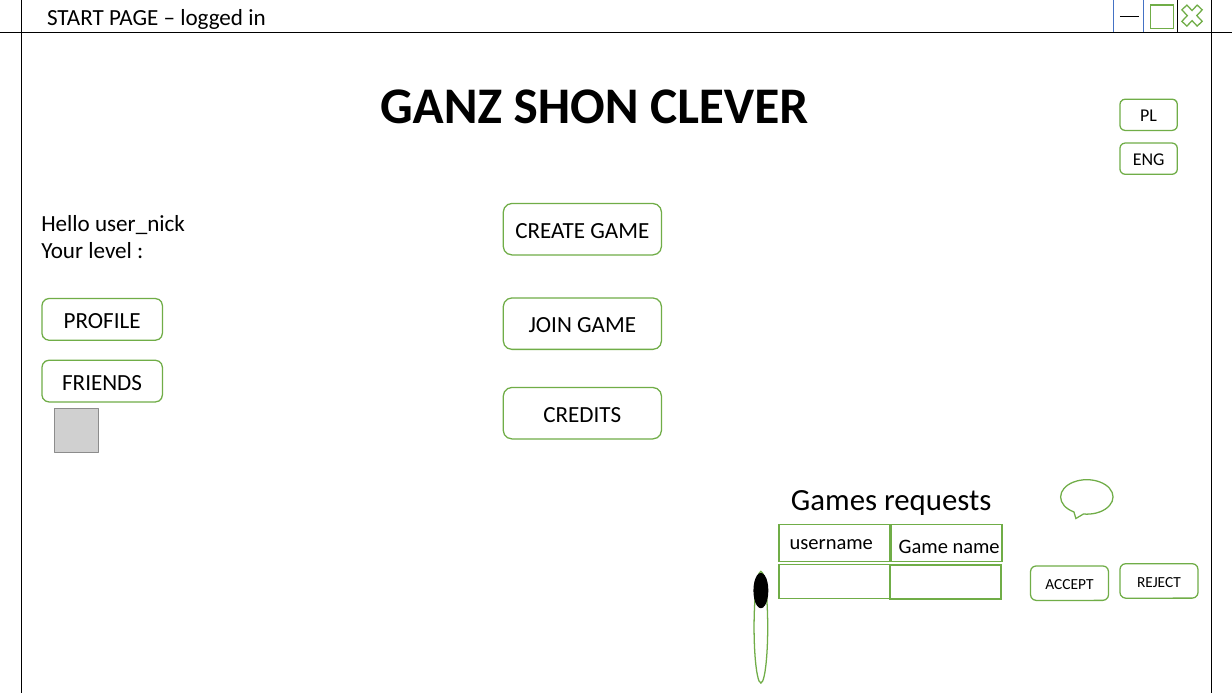
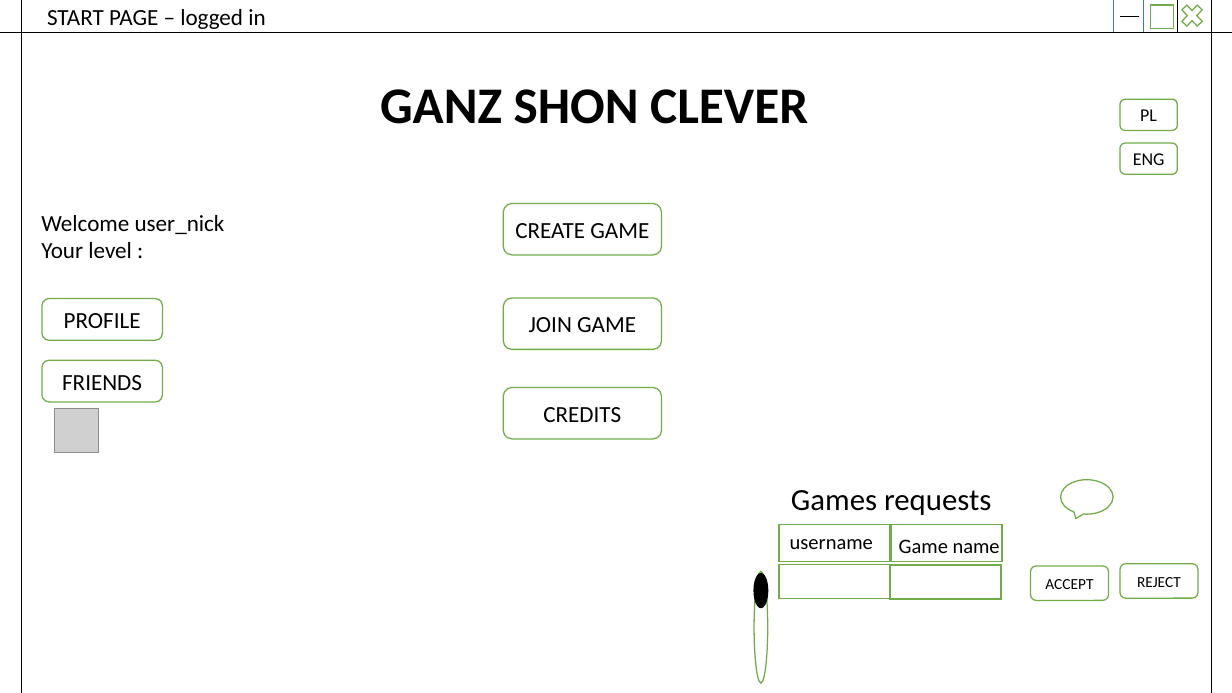
Before and after one commit to szymiar/Ganz-shon-clever, a slide deck: slide 3 of GanzShonClever_plan.pptx. Drawn at 1232x693 pixels with LibreOffice and Linux fonts; fonts in the diff are those of the drawing; grey boxes stand for pictures. Boxes give left, top, right and bottom in pixels: in the first picture for what was removed or moved away, otherwise in the second. Text is boxed around its words. In the diff, an @@ line names an element or a change of style, - is before the commit and + after.

```diff
--- a/GanzShonClever_plan.pptx
+++ b/GanzShonClever_plan.pptx
@@ text at (x1=41, y1=215, x2=225, y2=234): text changed @@
-Hello user_nick
+Welcome user_nick
```
Also in this commit, not shown: 1 other slide changed, 7 other files.
